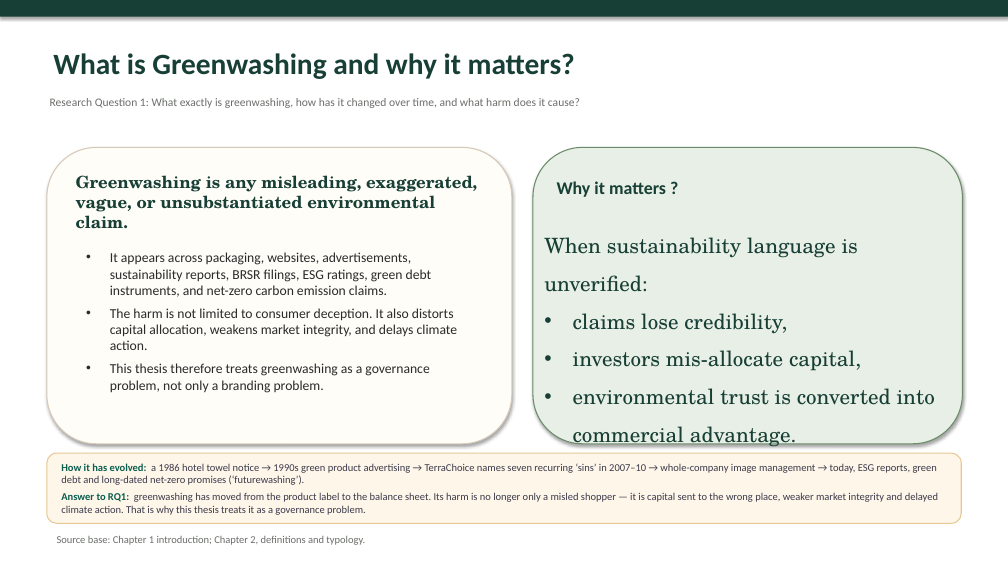
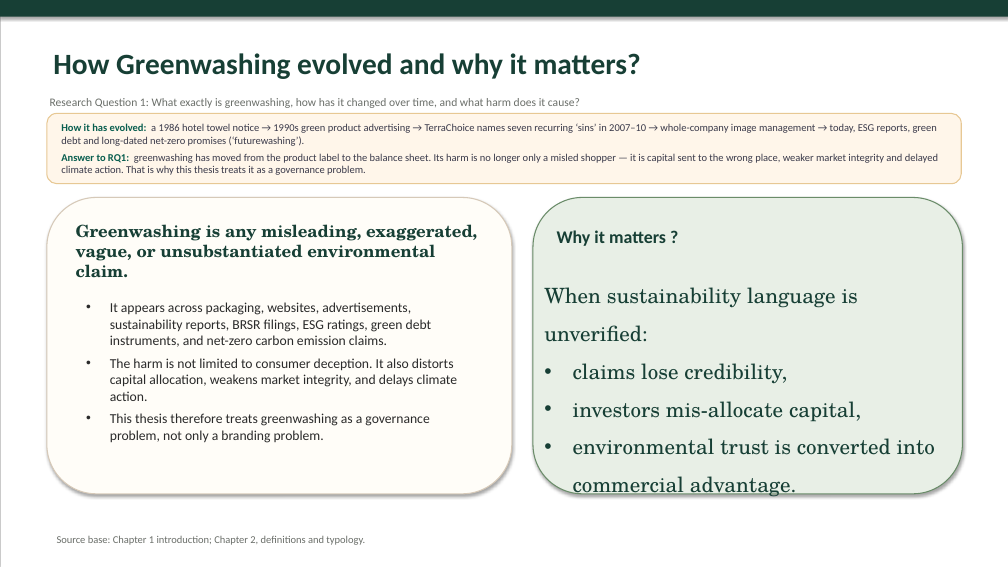
Before and after one commit to atul516/Final-VIva, a slide deck: slide 4 of Thesis Defence Presentation.pptx. Drawn at 1008x567 pixels with LibreOffice and Linux fonts; fonts in the diff are those of the drawing. Boxes give left, top, right and bottom in pixels: in the first picture for what was removed or moved away, otherwise in the second. Text is boxed around its words. In the diff, an @@ line names an element or a change of style, - is before the commit and + after.

```diff
--- a/Thesis Defence Presentation.pptx
+++ b/Thesis Defence Presentation.pptx
@@ text at (x1=53, y1=53, x2=641, y2=79): text changed @@
-What is Greenwashing and why it matters?
+How Greenwashing evolved and why it matters?
@@ rounded rectangle moved from (x1=47, y1=453, x2=962, y2=523) to (x1=47, y1=113, x2=962, y2=184) @@
@@ text "How it has evolved: a ..." moved from (x1=61, y1=463, x2=938, y2=515) to (x1=61, y1=123, x2=938, y2=175) @@
@@ 4 texts, 2 rounded rectangles moved together from (x1=47, y1=147, x2=963, y2=447) to (x1=47, y1=197, x2=963, y2=497) @@
```
Also in this commit, not shown: 2 other slides changed, 1 other file.
